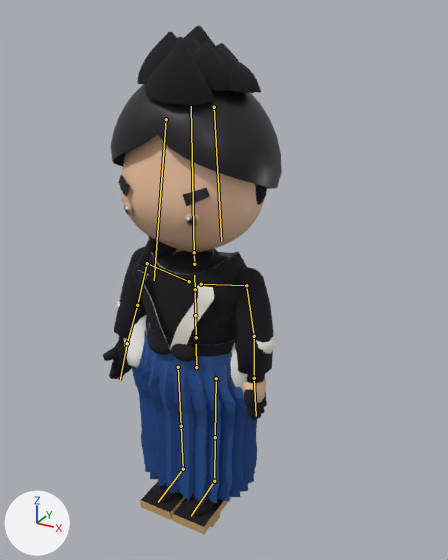
Two versions of the FBX model unity/KatsushikaCampusDays/Assets/Models/Characters/botchan/botchan.fbx, one commit apart.
Rendered twice from a camera (50 mm lens) standing at (0.776, -1.256, 1.319) and looking at (0.057, 0.052, 0.665). Arrows for +X, +Y and +Z are at lower left; the lights stay in place. The older version comes first. Both versions are drawn at frame 30 of the action 'Armature|Wave'; the numbers are the values there. The bones that change, and the others that lie on the model, are drawn over the model as lines.

The first picture shows 'botchan', 'botchan_outline'.
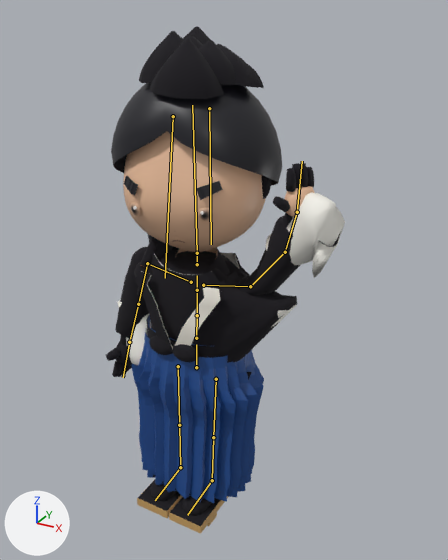
The edits, one by one:
Bone 'Hips' (bone_hips) turns from (0, 0, 0) to (0, 0, -1) degrees about its own x, y and z.
Bone 'Spine' (bone_spine) turns from (0, 0, 0) to (0, 3, 0) degrees about its own x, y and z.
Bone 'Head' (bone_head) turns from (0, 0, 0) to (-3, 5, 4) degrees about its own x, y and z.
Bone 'LeftUpperArm' (bone_leftupperarm) turns from (-16, 1, 20) to (50, 35, -74) degrees about its own x, y and z.
Bone 'LeftLowerArm' (bone_leftlowerarm) turns from (0, 0, 0) to (2, -13, -33) degrees about its own x, y and z.
Bone 'LeftHand' (bone_lefthand) turns from (0, 0, 0) to (9, 1, -15) degrees about its own x, y and z.
Bone 'RightUpperArm' (bone_rightupperarm) turns from (-14, -1, -18) to (-11, -2, -20) degrees about its own x, y and z.

Pixel boxes [x1, y1, x2, y2] of what changed, in the pictures (448 x 560 px):
'botchan', posed (37% wider): before [111, 84, 282, 534]; after [111, 83, 345, 534]
'botchan_outline', posed (37% wider): before [103, 26, 274, 527]; after [106, 26, 341, 526]
bone 'Spine', root to tip: before (196, 337) to (195, 315); after (196, 338) to (197, 315)
bone 'Head', root to tip: before (194, 252) to (191, 106); after (197, 253) to (192, 105)
bone 'LeftUpperArm', root to tip: before (246, 285) to (254, 336); after (250, 286) to (285, 252)
bone 'LeftLowerArm', root to tip: before (254, 336) to (254, 378); after (285, 252) to (297, 212)
bone 'LeftHand', root to tip: before (254, 378) to (256, 416); after (297, 212) to (302, 161)
bone 'RightUpperArm', root to tip: before (147, 263) to (137, 305); after (147, 263) to (138, 304)
